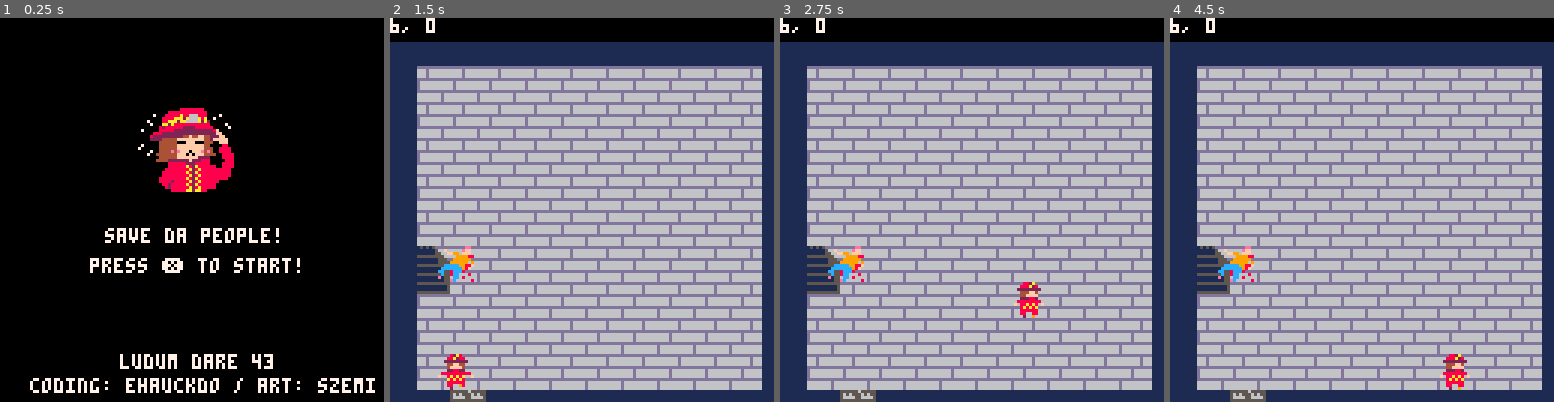
Above: before the commit, frames 1-4 (left to right).
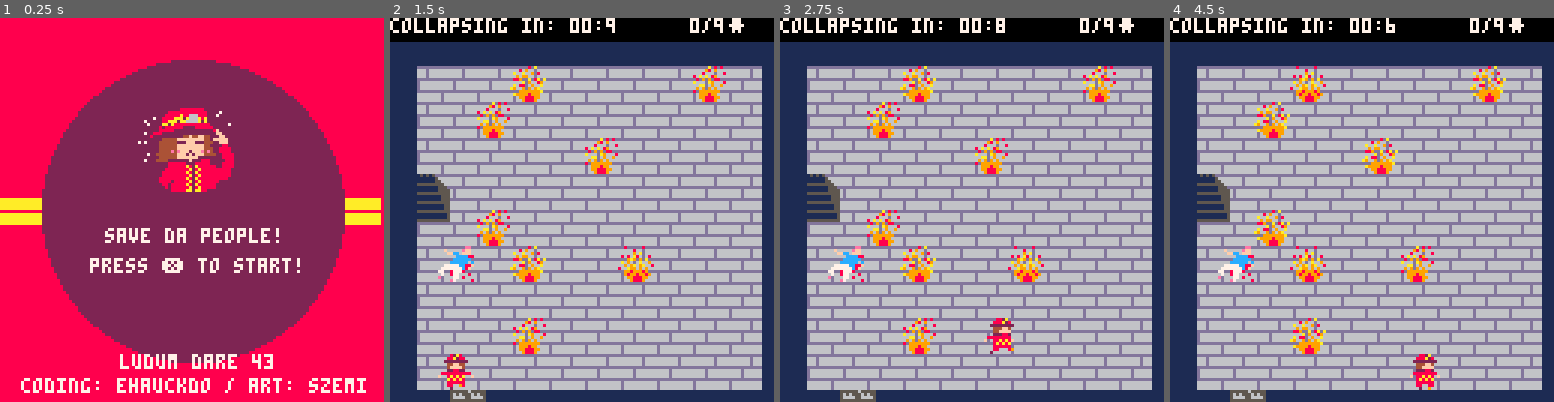
Above: after the commit, the same moments.

Repository: ehauckdo/ludumdare43
Game: PICO-8 cartridge ludumdare43.p8
The game is run twice, just before and just after one commit, with the same random seed, the same clock (stepped at 60 frames per second) and the same inputs.
Inputs:
- Up to frame 1 (0.25 s): no input
- Up to frame 2 (1.5 s): tap X (X key) at 0.33, 1.07 s; tap O (Z key) at 0.7 s
- Up to frame 3 (2.75 s): hold Right 1.6-2.1 s; tap O (Z key) at 1.7, 2.1, 2.5 s; tap X (X key) at 1.85 s; hold Up 2.15-2.42 s; hold Right from 2.47 s (still down)
- Up to frame 4 (4.5 s): tap O (Z key) every 0.4 s from 2.9 to 4.1 s; tap X (X key) at 2.97, 4.08 s; release Right at 3.03 s; hold Left 3.08-3.58 s; hold Down 3.63-3.97 s; hold Right from 4.02 s (still down)

The runs differ from the first frame. In frame 1, 94% of the frame differs, in the area x 0-100%, y 0-100%; in frame 2, 6.2%; in frame 3, 7.0%; in frame 4, 7.2%.

Commit message:
updating cartridge file

Diff:
--- a/ludumdare43.p8
+++ b/ludumdare43.p8
@@ -28,19 +28,32 @@
 	end
 end
 -->8
+anim_step = 0
+anim_ss = {134,138}
+anim_f = 1
+
 function update_menu()
 	if btn(❎) then
 		start_game()
 	end
+	anim_step += 1
+	if anim_step > 15 then
+	 anim_f = (anim_f%2)+1
+	 anim_step = 0
+	end
 end
 
 function draw_menu()
 	cls(0)
-	spr(134, 46,30,4,4)
+	circfill(64,64,100,8)
+	rectfill(0,60,126,63,10)
+	rectfill(0,65,126,68,10)
+	circfill(64,64,50,2)
+	spr(anim_ss[anim_f], 46,30,4,4)
 	print("save da people!", 35, 70,7)
 	print("press ❎ to start!", 30, 80,7)
 	print("ludum dare 43", 40, 112,7)
-	print("coding: ehauckdo / art: szemi", 10, 120,7)
+	print("coding: ehauckdo / art: szemi", 7, 120,7)
 end
 -->8
 function start_game()
@@ -53,20 +66,22 @@
 
 function load_time()
 	current_time = flr(time())
-	time_left = 120
+	time_left = 10
 end
 
 function load_player()
  player = {}
  player.x = 2
  player.y = 9
+ player.offsetx = 0
+ player.offsety = 0
  player.h = 1.5
  player.w = 1.5
  player.ss = {}
  player.ss["⬇️"] = {0,1,0,2}
  player.ss["⬆️"] = {3,4,3,5}
- player.ss["➡️"] = {9,10,9,11}
- player.ss["⬅️"] = {12,13,12,14}
+ player.ss["➡️"] = {6,7,8,9}
+ player.ss["⬅️"] = {10,11,12,13}
  player.dir = "⬇️"
  player.f = 1
  player.mov = 0
@@ -79,7 +94,7 @@
  total_people = 0
 
  floors = {}
- top_floor = flr(rnd(4))+2
+ top_floor = flr(rnd(3))+5
  for i=1,top_floor do
   f = create_matrix(10,9)
 
@@ -94,16 +109,19 @@
 
   if i > 1 then
    stair_d = load_stair_down(stair)
-   while f[stair_d.x][stair_d.y].item != nil do
-    stair_d = load_stair_down(stair)
-   end
    f[stair_d.x][stair_d.y].item=stair_d
 
   end
 
   if i < top_floor then
    stair = load_stair_up()
+   while f[stair.x][stair.y].item != nil do
+    stair = load_stair_up()
+   end
    f[stair.x][stair.y].item=stair
+   if f[stair.x][stair.y+1].item != nil and f[stair.x][stair.y+1].item.id == "fire" then
+    f[stair.x][stair.y+1].item = nil
+   end
   end
   add(floors,f)
  end
@@ -114,13 +132,27 @@
 end
 
 function load_person()
- local sprites = {192,194,1964,198,200}
+ local sprites = {192,194,196,198,200}
+ local types = {}
+ types[1] = {192,194,196,198,200}
+ types[2] = {228}
+ types[3] = {202,203,204,205,206}
+ t = flr(rnd(3))+1
+
  person = {}
+ person.t = t
  person.x = flr(rnd(10))+1
  person.y = flr(rnd(9))+1
- person.h = 1.5
- person.w = 1.5
- person.s = sprites[flr(rnd(5))+1]
+ person.s = types[t][flr(rnd(#types[t]))+1]
+ if t < 3 then
+  person.h = 1.5
+  person.w = 1.5
+ else
+  person.h = 1
+  person.w = 1
+ end
+ person.name = names[flr(rnd(#names))+1].." "..surnames[flr(rnd(#surnames))+1]
+ person.drag = false
  person.drag = false
  person.rescued = false
  person.id = "person"
@@ -130,7 +162,7 @@
 function load_stair_up()
  stair = {}
  stair.x = flr(rnd(10))+1
- stair.y = flr(rnd(8))+2
+ stair.y = flr(rnd(7))+2
  stair.dir = "⬆️"
  stair.id = "stair"
  return stair
@@ -148,6 +180,7 @@
 function update_game()
  update_time()
  update_player()
+ update_fire()
  check_coll()
  if btn(🅾️) then
   if pressed != true then
@@ -165,7 +198,11 @@
   current_time = flr(time())
   time_left = time_left - 1
   if time_left == 0 then
-  	loss_gameover()
+  	if total_rescued >= total_people/2 then
+  	 victory_gameover()
+  	else
+  	 loss_gameover()
+  	end
   end
  end
 end
@@ -173,13 +210,61 @@
 function update_player()
 	p = player
 	if p.mov > 0 then
-	 p.mov -= 1
+	 p.step += 1
+  if p.step > 10 then
+   p.step = 0
+   p.f = (p.f%3) +1
+  end
+  speed = 1
+  if p.rescuing != nil then
+   if p.rescuing.t == 1 then
+    speed = 0.6
+   elseif p.rescuing.t == 2 then
+    speed = 0.4
+   elseif p.rescuing.t == 3 then
+    speed = 0.8
+   end
+  end
+
+	  if p.dir == "⬆️" then p.offsety -= speed end
+	  if p.dir == "⬇️" then p.offsety += speed end
+	  if p.dir == "⬅️" then p.offsetx -= speed end
+	  if p.dir == "➡️" then p.offsetx += speed end
+
+	  if abs(p.offsetx) >= 12 or abs(p.offsety) >= 12 then
+	   if p.dir == "⬆️" then p.y -=1 end
+	   if p.dir == "⬇️" then p.y +=1 end
+	   if p.dir == "⬅️" then p.x -=1 end
+	   if p.dir == "➡️" then p.x +=1 end
+	   p.offsety = 0
+	   p.offsetx = 0
+	   p.mov = 0
+	  end
 	else
-	 if btn(⬅️) and p.x > 1 then p.x -= 1 p.dir = "⬅️" p.mov = 10
-	 elseif btn(➡️) and p.x < 10 then	p.x += 1 p.dir = "➡️" p.mov = 10
-	 elseif btn(⬆️) and p.y > 1 then	p.y -= 1 p.dir = "⬆️" p.mov = 10
-	 elseif btn(⬇️) and p.y < 9 then	p.y += 1 p.dir = "⬇️" p.mov = 10 end
-	end
+
+	 floor = floors[cur_floor]
+	 if btn(⬅️) and p.x > 1 and inspect_id(floor,p.x-1,p.y) != "fire" then p.dir = "⬅️" p.mov = 12
+	 elseif btn(➡️) and p.x < 10 and inspect_id(floor,p.x+1,p.y) != "fire" then	p.dir = "➡️" p.mov = 12
+	 elseif btn(⬆️) and p.y > 1 and inspect_id(floor,p.x,p.y-1) != "fire"  then	p.dir = "⬆️" p.mov = 12
+	 elseif btn(⬇️) and p.y < 9 and inspect_id(floor,p.x,p.y+1) != "fire" then	p.dir = "⬇️" p.mov = 12 end
+
+	end
+end
+
+function update_fire()
+ for i=1,10 do
+  for j=1,9 do
+   floor = floors[cur_floor]
+   if floor[i][j].item != nil and floor[i][j].item.id == "fire" then
+    f = floor[i][j].item
+    f.step += 1
+    if f.step > 20 then
+     f.step = 0
+     f.f = (f.f%3) +1
+    end
+   end
+  end
+ end
 end
 
 function check_coll()
@@ -226,12 +311,15 @@
 end
 
 function draw_score()
- //print("time until collapse: 00:"..time_left,0,0,7)
- print(total_people..", "..total_rescued,0,0,7)
+ hours = flr(time_left/60)
+ if hours < 10 then hours = "0"..hours end
+ print("collapsing in: "..hours..":"..time_left%60,0,0,7)
+ print(total_rescued.."/"..total_people.."웃",100,0,7)
 end
 
 function draw_floor()
  floor = floors[cur_floor]
+ // draw tiles
  for i=1,#floor do
 	 for j=1,#floor[i] do
 	  draw_tile(floor[i][j].tile,i,j)
@@ -244,8 +332,12 @@
    if floor[i][j].item != nil then
     if floor[i][j].item.id == "person" then
      draw_person(floor[i][j].item)
+
     elseif floor[i][j].item.id == "stair" then
      draw_stair(floor[i][j].item)
+
+    elseif floor[i][j].item.id == "fire" then
+     draw_fire(floor[i][j].item)
     end
    end
 	 end
@@ -262,11 +354,11 @@
  p = player
  sprite = get_player_sprite()
  coord = get_grid_pos(p.x,p.y)
- spr(sprite, coord.x, coord.y, p.w, p.h)
+ spr(sprite, coord.x+p.offsetx, coord.y+p.offsety, p.w, p.h)
  if player.rescuing != nil then
-  sprite = player.rescuing.s
+  person = player.rescuing
   coord = get_grid_pos(player.x,player.y)
-  spr(sprite,coord.x+4,coord.y+4,1.5,1.5)
+  spr(person.s,coord.x+4,coord.y+4,person.w,person.h)
  end
 end
 
@@ -274,7 +366,11 @@
  sprite = p.s
  coord = get_grid_pos(p.x,p.y)
  spr(224,coord.x,coord.y, 1.5, 1.5)
- spr(sprite, coord.x, coord.y, p.w, p.h)
+ if p.t != 3 then
+  spr(sprite, coord.x, coord.y, p.w, p.h)
+ else
+  spr(sprite,coord.x+2, coord.y+2,p.w,p.h)
+ end
 end
 
 function draw_stair(s)
@@ -285,6 +381,11 @@
 	end
 	coord = get_grid_pos(s.x,s.y)
 	spr(sprite,coord.x,coord.y, 2,2)
+end
+
+function draw_fire(f)
+ coord = get_grid_pos(f.x,f.y)
+ spr(f.ss[f.f],coord.x,coord.y,1.5,1.5)
 end
 
 function draw_walls()
@@ -313,13 +414,31 @@
 
 function draw_gameover()
  cls()
+ circfill(64,64,100,8)
+	rectfill(0,60,126,63,10)
+	rectfill(0,65,126,68,10)
+	circfill(64,64,50,2)
  if victory == true then
  	print("congratulations!", 34,28,7)
- 	print("you rescued everyone!", 25,40,7)
+ 	print(" you rescued the majority!", 15,36,7)
+  print("press 🅾️ to restart", 30, 48,7)
  else
-  print("game over",40,60,7)
- end
- print("press 🅾️ to restart", 30, 90,7)
+  print("game over",45,30,7)
+  print("press 🅾️ to restart", 28, 40,7)
+ end
+
+ dead = count_item(floors,"person")
+ if #dead > 0 then
+  print("death toll: "..#dead,38,60,7)
+  y_coord = 68
+  for p in all(dead) do
+   //print(p.name,38,y_coord,7)
+   print(p.name,64-#p.name*2,y_coord,7)
+   y_coord += 8
+  end
+
+ end
+
 end
 
 -->8
@@ -377,11 +496,25 @@
    field = {}
    field.tile = 66
    field.item = nil
+   if rnd() > 0.90 then
+    field.item = load_fire(i,j)
+   end
    add(column,field)
   end
   add(matrix,column)
  end
  return matrix
+end
+
+function load_fire(x,y)
+ fire = {}
+ fire.x=x
+ fire.y=y
+ fire.id="fire"
+ fire.ss = {128,130,132}
+ fire.f = flr(rnd(3))+1
+ fire.step = 0
+ return fire
 end
 
 function find_in_matrix(matrix,id)
@@ -394,6 +527,91 @@
   end
  end
 end
+
+function count_item(matrix,id)
+	found = {}
+	for h =1,#matrix do
+	 for i=1,#matrix[h] do
+	  for j=1,#matrix[h][i] do
+	   if matrix[h][i][j].item != nil and matrix[h][i][j].item.id == id then
+	    add(found, matrix[h][i][j].item)
+	   end
+	  end
+	 end
+	end
+	return found
+end
+
+function inspect_id(matrix,x,y)
+ id = ""
+ if matrix[x][y].item != nil then
+  id = matrix[x][y].item.id
+ end
+ return id
+end
+-->8
+names ={}
+surnames = {}
+add(names, "john")
+add(names, "zachariah")
+add(names, "nicholas")
+add(names, "jimothy")
+add(names, "alexander")
+add(names, "remus")
+add(names, "sephiroth")
+add(names, "jeff")
+add(names, "aziraphale")
+add(names, "luke")
+add(names, "grant")
+add(names, "mads")
+add(names, "liam")
+add(names, "ali")
+add(names, "callum")
+add(names, "heather")
+add(names, "eilish")
+add(names, "deirdre")
+add(names, "hamble-rose")
+add(names, "galadriel")
+add(names, "faye")
+add(names, "iona")
+add(names, "kumiko")
+add(names, "aleks")
+add(names, "rene")
+add(names, "allison")
+add(names, "cathy")
+add(names, "deanna")
+add(names, "sofie")
+add(names, "charlotte")
+add(surnames, "cook")
+add(surnames, "reid")
+add(surnames, "scholten")
+add(surnames, "argent")
+add(surnames, "welsh")
+add(surnames, "carr-wilson")
+add(surnames, "browne")
+add(surnames, "falconer")
+add(surnames, "smith")
+add(surnames, "garner")
+add(surnames, "briscoe")
+add(surnames, "stilisnki")
+add(surnames, "mcbrearty")
+add(surnames, "richardson")
+add(surnames, "blandy")
+add(surnames, "evans")
+add(surnames, "maclean")
+add(surnames, "knight")
+add(surnames, "hamill")
+add(surnames, "johnstone")
+add(surnames, "hale")
+add(surnames, "nikiforov")
+add(surnames, "walker")
+add(surnames, "hulin")
+add(surnames, "hearsum")
+add(surnames, "scully")
+add(surnames, "soper")
+add(surnames, "dean")
+add(surnames, "anderson")
+add(surnames, "curran")
 
 
 
Not shown, changed: 29 lines of the sprite sheet (__gfx__) section of ludumdare43.p8
